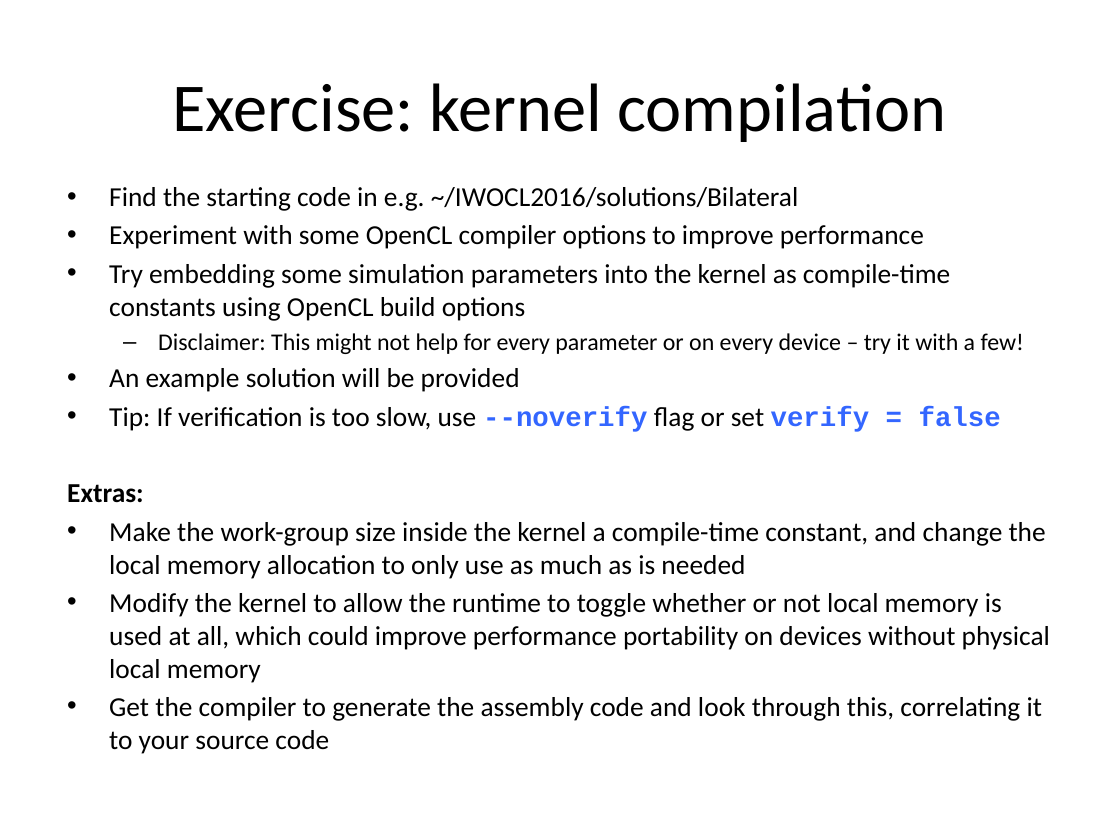
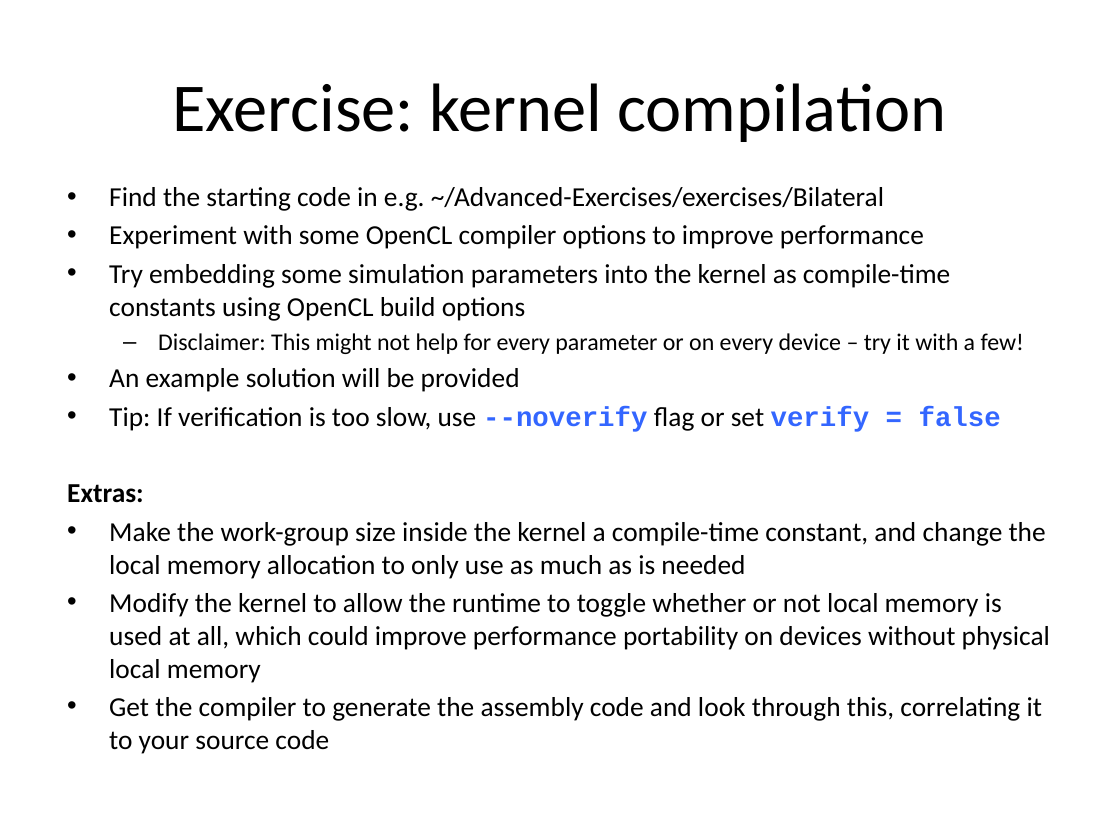
Before and after one commit to UoB-HPC/opencl-training-code, a slide deck: slide 23 of slides/advanced_part2.pptx. Drawn at 1120x840 pixels with LibreOffice and Linux fonts; fonts in the diff are those of the drawing. Boxes give left, top, right and bottom in pixels: in the first picture for what was removed or moved away, otherwise in the second. Text is boxed around its words. In the diff, an @@ line names an element or a change of style, - is before the commit and + after.

```diff
--- a/slides/advanced_part2.pptx
+++ b/slides/advanced_part2.pptx
@@ text at [109, 187, 884, 211]: text changed @@
-• Find the starting code in e.g. ~/IWOCL2016/solutions/Bilateral
+• Find the starting code in e.g. ~/Advanced-Exercises/exercises/Bilateral
```
Also in this commit, not shown: 1 other slide changed, 2 other files.
